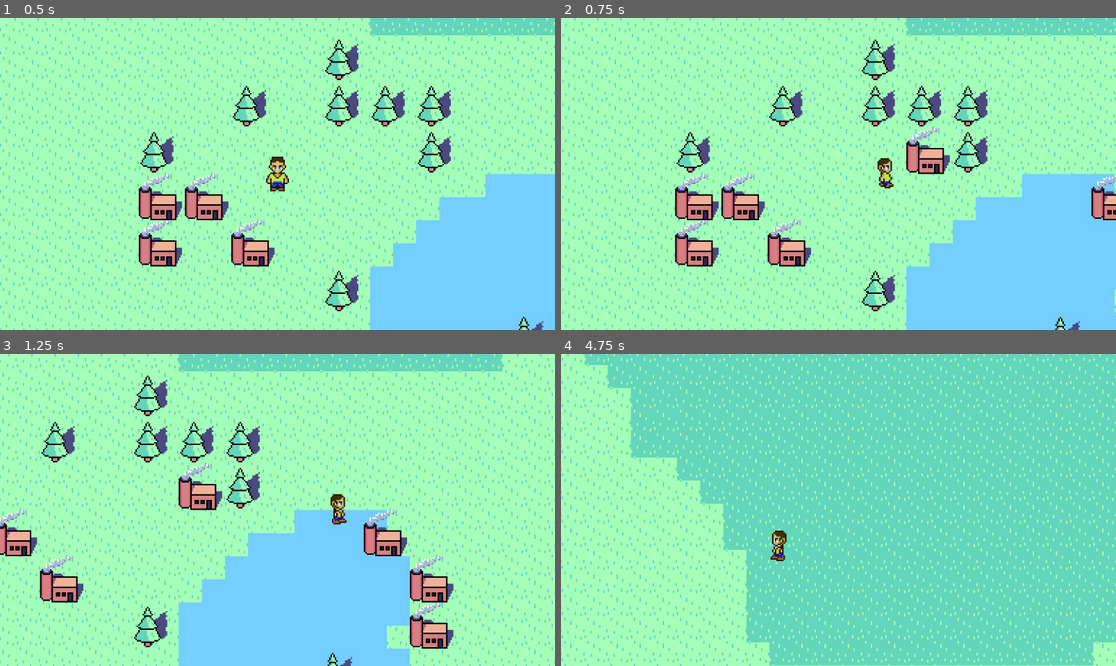
Above: before the commit, frames 1-4 (two rows, left to right).
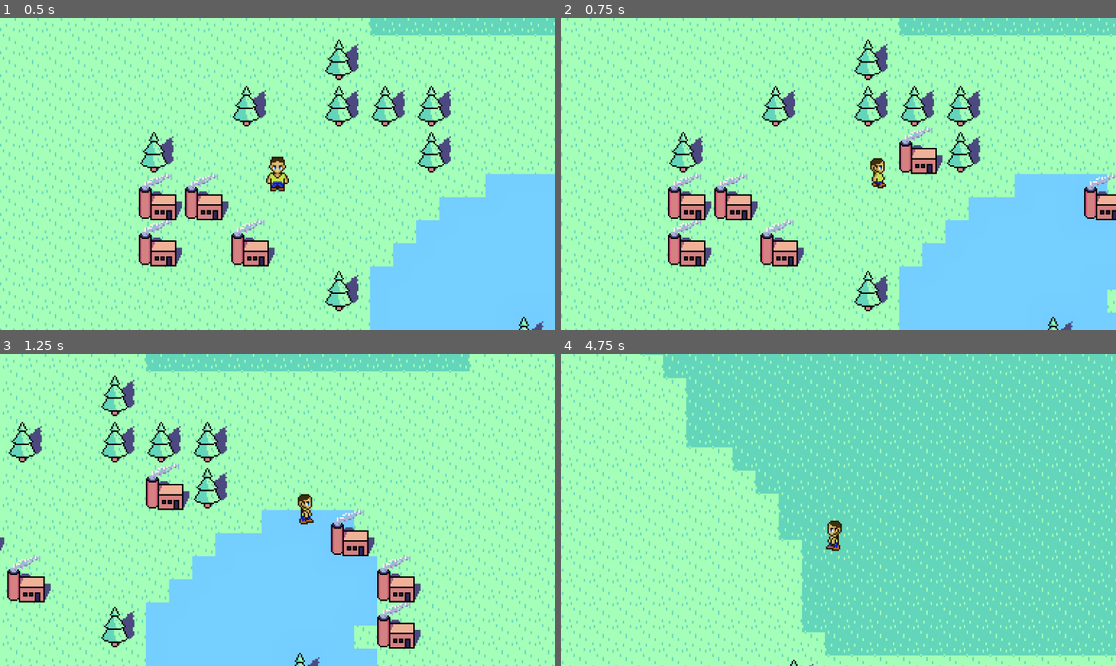
Above: after the commit, the same moments.

Repository: AdrianTheFrog/SMathHacks-Reasource-Conservation-Project
Game: Godot game, scene res://main scene.tscn
Same seed, same stepped clock (60 frames per second), same inputs: the game is played once before the commit and once after it.
Inputs (mouse positions are in pixels of both pictures, inside the frame that each line leads up to):
- Up to frame 1 (0.5 s): no input
- Up to frame 2 (0.75 s): tap Enter at 0.5 s; move the mouse to (960, 158) at 0.52 s; hold Right (Right) from 0.53 s (still down); click (960, 158) at 0.67 s
- Up to frame 3 (1.25 s): keep holding Right (Right)
- Up to frame 4 (4.75 s): move the mouse to (727, 525) at 1.27 s; release Right (Right) at 1.28 s; hold Down (Down) 1.28-2.03 s; move the mouse to (894, 441) at 2.02 s; hold Right (Right) 2.03-2.78 s; move the mouse to (810, 572) at 2.77 s; hold Up (Up) 2.78-3.53 s; click (810, 572) at 2.92 s; move the mouse to (1005, 556) at 3.52 s; hold Left (Left) from 3.53 s (still down); move the mouse to (672, 463) at 4.27 s

Frame 1 is identical in both runs. In frame 2, 20% of the frame differs, in the area x 0-100%, y 0-100%; in frame 3, 27%; in frame 4, 24%.

Commit message:
tweak camera parameters again

Diff:
--- a/Camera2D.gd
+++ b/Camera2D.gd
@@ -5,7 +5,7 @@
 func _process(delta):
 	var speed = 2.5
 	var lookAheadDistance = .5
-	var lookAheadResponse = 1.0
+	var lookAheadResponse = 2.0
 
 	lookAheadPos = lookAheadPos*(1-(lookAheadResponse)*delta) + lookAheadDistance*%Character.get_real_velocity()*lookAheadResponse*delta
 	set_global_position(get_global_position()*(1-(speed*delta))+(%Character.get_global_position()+lookAheadPos)*speed*delta)
